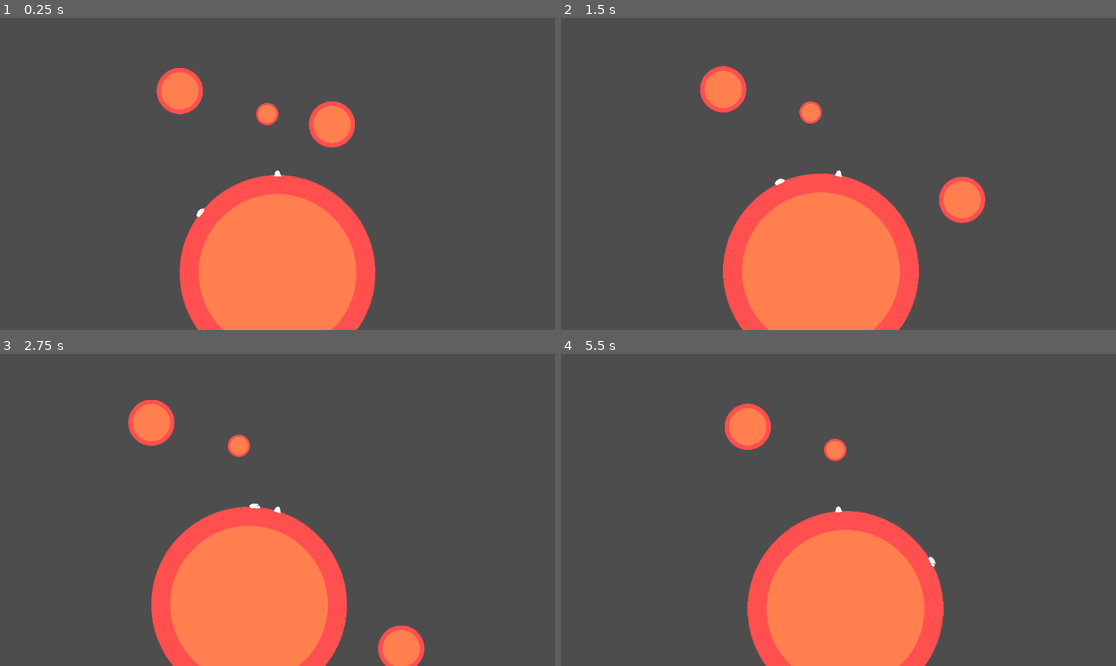
Above: before the commit, frames 1-4 (two rows, left to right).
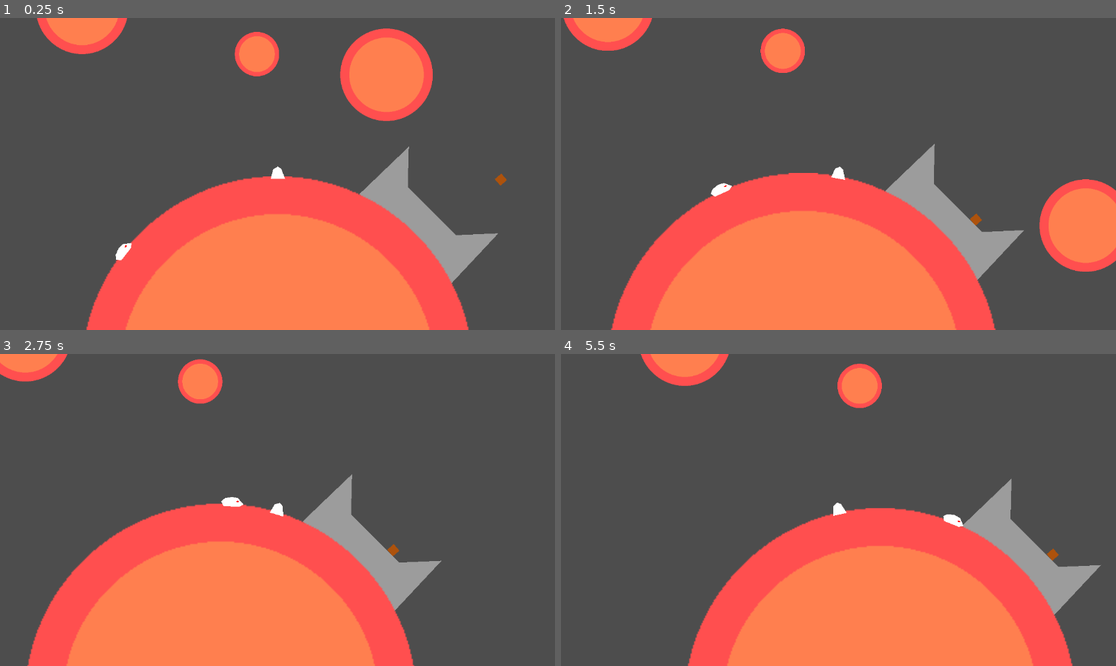
Above: after the commit, the same moments.

Repository: game-jam-team-1/gmtk-jam
Game: Godot game, scene res://Scenes/world.tscn
Same seed, same stepped clock (60 frames per second), same inputs: the game is played once before the commit and once after it.
Inputs (mouse positions are in pixels of both pictures, inside the frame that each line leads up to):
- Up to frame 1 (0.25 s): no input
- Up to frame 2 (1.5 s): move the mouse to (960, 158) at 0.52 s; hold D (right) 0.53-1.28 s; tap E (interact, bound only after the commit) at 0.6, 1.35 s; tap W (jump) at 0.77 s; move the mouse to (727, 189) at 1.27 s; hold A (left) from 1.28 s (still down)
- Up to frame 3 (2.75 s): tap W (jump) at 1.52 s; move the mouse to (333, 441) at 2.02 s; release A (left) at 2.03 s; hold D (right) from 2.03 s (still down); tap E (interact, bound only after the commit) at 2.1 s
- Up to frame 4 (5.5 s): move the mouse to (810, 572) at 2.77 s; tap E (interact, bound only after the commit) every 0.75 s from 2.85 to 5.1 s; tap W (jump) at 3.02, 3.77, 4.52 s; move the mouse to (1005, 556) at 3.52 s; release D (right) at 3.53 s; hold A (left) from 3.53 s (still down); move the mouse to (672, 463) at 4.27 s; move the mouse to (866, 510) at 5.02 s

The runs differ from the first frame. In frame 1, 25% of the frame differs, in the area x 6-92%, y 0-100%; in frame 2, 25%; in frame 3, 22%; in frame 4, 21%.

Commit message:
Basic package stuff working

Diff:
--- a/Scenes/main_menu.tscn
+++ b/Scenes/main_menu.tscn
@@ -1,6 +1,6 @@
 [gd_scene load_steps=2 format=3 uid="uid://djxxe8osn1t8a"]
 
-[ext_resource type="Script" uid="uid://dquu1nsh7febk" path="res://main_menu.gd" id="1_06t4h"]
+[ext_resource type="Script" uid="uid://dquu1nsh7febk" path="res://Scripts/main_menu.gd" id="1_06t4h"]
 
 [node name="MainMenu" type="Node2D"]
 script = ExtResource("1_06t4h")
--- /dev/null
+++ b/Scenes/package.tscn
@@ -0,0 +1,52 @@
+[gd_scene load_steps=5 format=3 uid="uid://bpgm8pf4sxga8"]
+
+[ext_resource type="Script" uid="uid://dwfprdl306fpk" path="res://Scripts/package.gd" id="1_gkk3b"]
+
+[sub_resource type="PhysicsMaterial" id="PhysicsMaterial_gkk3b"]
+friction = 0.0
+
+[sub_resource type="CircleShape2D" id="CircleShape2D_gkk3b"]
+radius = 75.2396
+
+[sub_resource type="RectangleShape2D" id="RectangleShape2D_gkk3b"]
+size = Vector2(100, 100)
+
+[node name="Package" type="RigidBody2D"]
+physics_material_override = SubResource("PhysicsMaterial_gkk3b")
+gravity_scale = 0.0
+lock_rotation = true
+custom_integrator = true
+script = ExtResource("1_gkk3b")
+
+[node name="PackageArea" type="Area2D" parent="."]
+scale = Vector2(0.3, 0.3)
+
+[node name="CollisionShape2D" type="CollisionShape2D" parent="PackageArea"]
+shape = SubResource("CircleShape2D_gkk3b")
+debug_color = Color(0.478431, 0.588235, 0, 0.305882)
+
+[node name="ColorRect" type="ColorRect" parent="."]
+offset_left = -15.0
+offset_top = -15.0
+offset_right = 85.0
+offset_bottom = 85.0
+scale = Vector2(0.3, 0.3)
+color = Color(0.68, 0.32164, 0.0476, 1)
+
+[node name="CollisionShape2D" type="CollisionShape2D" parent="."]
+scale = Vector2(0.3, 0.3)
+shape = SubResource("RectangleShape2D_gkk3b")
+
+[node name="Raycasts" type="Node2D" parent="."]
+
+[node name="RayCast2D" type="RayCast2D" parent="Raycasts"]
+target_position = Vector2(0, 51)
+
+[node name="RayCast2D3" type="RayCast2D" parent="Raycasts"]
+target_position = Vector2(51, 0)
+
+[node name="RayCast2D5" type="RayCast2D" parent="Raycasts"]
+target_position = Vector2(0, -51)
+
+[node name="RayCast2D7" type="RayCast2D" parent="Raycasts"]
+target_position = Vector2(-51, 0)
--- /dev/null
+++ b/Scenes/package_depot.tscn
@@ -0,0 +1,22 @@
+[gd_scene load_steps=3 format=3 uid="uid://c3ef480rpsots"]
+
+[ext_resource type="Script" uid="uid://qxp202mrxxit" path="res://Scripts/package_depot.gd" id="1_05x3l"]
+
+[sub_resource type="RectangleShape2D" id="RectangleShape2D_05x3l"]
+size = Vector2(429, 157)
+
+[node name="PackageDepot" type="AnimatableBody2D"]
+script = ExtResource("1_05x3l")
+
+[node name="Polygon2D" type="Polygon2D" parent="."]
+color = Color(0.61339, 0.61339, 0.61339, 1)
+polygon = PackedVector2Array(0, 81, 248, 81, 240, -166, 141, -58, -95, -58, -191, -159, -196, 78)
+
+[node name="CollisionPolygon2D" type="CollisionPolygon2D" parent="."]
+polygon = PackedVector2Array(0, 81, 248, 81, 240, -166, 141, -58, -95, -58, -191, -159, -196, 78)
+
+[node name="PackageDepotArea" type="Area2D" parent="."]
+
+[node name="CollisionShape2D" type="CollisionShape2D" parent="PackageDepotArea"]
+position = Vector2(23.5, -68.5)
+shape = SubResource("RectangleShape2D_05x3l")
--- a/Scenes/player.tscn
+++ b/Scenes/player.tscn
@@ -1,6 +1,7 @@
-[gd_scene load_steps=5 format=3 uid="uid://cdxanxha8yc48"]
+[gd_scene load_steps=7 format=3 uid="uid://cdxanxha8yc48"]
 
 [ext_resource type="Script" uid="uid://c86i4sgfg7tpf" path="res://Scripts/player.gd" id="1_v0iea"]
+[ext_resource type="Texture2D" uid="uid://cvcoyy63ccdn6" path="res://Scripts/ball.png" id="2_cvnsp"]
 
 [sub_resource type="PhysicsMaterial" id="PhysicsMaterial_fj7yv"]
 friction = 0.0
@@ -10,6 +11,9 @@
 
 [sub_resource type="CircleShape2D" id="CircleShape2D_tlwt5"]
 radius = 19.0263
+
+[sub_resource type="CircleShape2D" id="CircleShape2D_v0iea"]
+radius = 38.4708
 
 [node name="Player" type="RigidBody2D"]
 physics_material_override = SubResource("PhysicsMaterial_fj7yv")
@@ -25,14 +29,62 @@
 position = Vector2(0, 3)
 shape = SubResource("RectangleShape2D_fj7yv")
 
-[node name="Area2D" type="Area2D" parent="."]
+[node name="GravityDetectionArea" type="Area2D" parent="."]
 
-[node name="CollisionShape2D" type="CollisionShape2D" parent="Area2D"]
+[node name="CollisionShape2D" type="CollisionShape2D" parent="GravityDetectionArea"]
 shape = SubResource("CircleShape2D_tlwt5")
 debug_color = Color(0.478431, 0.588235, 0, 0.305882)
+
+[node name="LargeDetectionArea" type="Area2D" parent="."]
+
+[node name="CollisionShape2D" type="CollisionShape2D" parent="LargeDetectionArea"]
+shape = SubResource("CircleShape2D_v0iea")
+debug_color = Color(0.840643, 0.364583, 0.318232, 0.42)
 
 [node name="RayCast2D" type="RayCast2D" parent="."]
 target_position = Vector2(0, 17)
 
 [node name="Camera2D" type="Camera2D" parent="."]
-zoom = Vector2(0.3, 0.3)
+zoom = Vector2(0.6, 0.6)
+
+[node name="OnePackage" type="Node2D" parent="."]
+visible = false
+position = Vector2(0, -3)
+
+[node name="Ball" type="Sprite2D" parent="OnePackage"]
+position = Vector2(1, -34)
+scale = Vector2(0.04375, 0.04375)
+texture = ExtResource("2_cvnsp")
+
+[node name="TwoPackages" type="Node2D" parent="."]
+visible = false
+position = Vector2(0, -3)
+
+[node name="Ball2" type="Sprite2D" parent="TwoPackages"]
+position = Vector2(10, -34)
+scale = Vector2(0.04375, 0.04375)
+texture = ExtResource("2_cvnsp")
+
+[node name="Ball3" type="Sprite2D" parent="TwoPackages"]
+position = Vector2(-8, -34)
+scale = Vector2(0.04375, 0.04375)
+texture = ExtResource("2_cvnsp")
+
+[node name="ThreePackages" type="Node2D" parent="."]
+visible = false
+position = Vector2(0, -3)
+
+[node name="Ball2" type="Sprite2D" parent="ThreePackages"]
+position = Vector2(19, -34)
+scale = Vector2(0.04375, 0.04375)
+texture = ExtResource("2_cvnsp")
+
+[node name="Ball3" type="Sprite2D" parent="ThreePackages"]
+position = Vector2(1, -34)
+scale = Vector2(0.04375, 0.04375)
+texture = ExtResource("2_cvnsp")
+
+[node name="Ball4" type="Sprite2D" parent="ThreePackages"]
+position = Vector2(-17, -34)
+scale = Vector2(0.04375, 0.04375)
+texture = ExtResource("2_cvnsp")
--- a/Scenes/world.tscn
+++ b/Scenes/world.tscn
@@ -1,14 +1,21 @@
-[gd_scene load_steps=4 format=3 uid="uid://debprahfmmn1a"]
+[gd_scene load_steps=6 format=3 uid="uid://debprahfmmn1a"]
 
 [ext_resource type="PackedScene" uid="uid://dkjf56v3yfohb" path="res://Scenes/planet.tscn" id="1_fj7yv"]
 [ext_resource type="PackedScene" uid="uid://cdxanxha8yc48" path="res://Scenes/player.tscn" id="2_fj7yv"]
+[ext_resource type="PackedScene" uid="uid://c3ef480rpsots" path="res://Scenes/package_depot.tscn" id="2_fo5ed"]
 [ext_resource type="PackedScene" uid="uid://60gkfls6gjjg" path="res://Scenes/crawler_enemy.tscn" id="3_tlwt5"]
+[ext_resource type="PackedScene" uid="uid://bpgm8pf4sxga8" path="res://Scenes/package.tscn" id="4_8j60k"]
 
 [node name="World" type="Node2D"]
 
 [node name="Planet3" parent="." instance=ExtResource("1_fj7yv")]
 position = Vector2(727, 574)
 scale = Vector2(0.48, 0.48)
+
+[node name="PackageDepot" parent="Planet3" instance=ExtResource("2_fo5ed")]
+position = Vector2(1141.67, 1183.33)
+rotation = 0.785398
+scale = Vector2(2.08333, 2.08333)
 
 [node name="Planet" parent="." instance=ExtResource("1_fj7yv")]
 position = Vector2(122, 414)
@@ -27,3 +34,6 @@
 
 [node name="CrawlerEnemy" parent="." instance=ExtResource("3_tlwt5")]
 position = Vector2(211, 1213)
+
+[node name="Package" parent="." instance=ExtResource("4_8j60k")]
+position = Vector2(1620, 966)
--- /dev/null
+++ b/Scripts/package.gd
@@ -0,0 +1,52 @@
+class_name Package
+extends RigidBody2D
+
+@onready var gravity_detection_area: Area2D = $"PackageArea"
+@onready var raycasts: Array = $"Raycasts".get_children()
+
+var gravity_vel: Vector2
+var closest_gravity_area: GravityArea
+
+func _physics_process(delta: float) -> void:
+	var areas = gravity_detection_area.get_overlapping_areas()
+
+	if areas.size() == 0:
+		closest_gravity_area = null
+
+	var current_gravity_dist: float = INF
+	if closest_gravity_area != null:
+		current_gravity_dist = global_position.distance_to(closest_gravity_area.global_position)
+
+	for area in areas:
+		if area is not GravityArea:
+			continue
+
+		area = area as GravityArea
+
+		if area.global_position.distance_to(global_position) < current_gravity_dist:
+			closest_gravity_area = area
+
+	if !closest_gravity_area:
+		return
+
+	var planet_center: Vector2 = closest_gravity_area.global_position
+	var upwards_angle: float = planet_center.angle_to_point(global_position)
+
+	rotation = upwards_angle + PI/2
+
+	if _is_on_ground():
+		gravity_vel = Vector2.ZERO
+	else:
+		gravity_vel += Vector2.from_angle(upwards_angle + PI) * closest_gravity_area.accel
+
+func _integrate_forces(state: PhysicsDirectBodyState2D) -> void:
+	var planet_velocity: Vector2 = Vector2.ZERO
+	if closest_gravity_area:
+		planet_velocity = (closest_gravity_area.get_parent() as Planet).constant_linear_velocity * 60
+	linear_velocity = gravity_vel + planet_velocity
+
+func _is_on_ground() -> bool:
+	for raycast: RayCast2D in raycasts:
+		if raycast.is_colliding():
+			return true
+	return false
--- /dev/null
+++ b/Scripts/package_depot.gd
@@ -0,0 +1,2 @@
+class_name PackageDepot
+extends AnimatableBody2D
--- a/Scripts/player.gd
+++ b/Scripts/player.gd
@@ -3,16 +3,14 @@
 
 const JUMP_FORCE: float = 1000
 const HIGH_JUMP_FORCE: float = 2000
-const JUST_JUMP_GRACE_PERIOD = 0.15
+const JUST_JUMP_GRACE_PERIOD: float = 0.15
 
 const WALK_SPEED: float = 300
-
 const THRUSTER_FORCE: float = 40
 const THRUSTER_MAX_VELOCITY: float = 500
 
 var target_gravity_velocity: Vector2 = Vector2.ZERO
 var gravity_velocity: Vector2 = Vector2.ZERO
-
 var strafe_velocity: Vector2 = Vector2.ZERO
 var jump_velocity: Vector2 = Vector2.ZERO
 var thruster_velocity: Vector2 = Vector2.ZERO
@@ -20,15 +18,21 @@
 var closest_gravity_area: GravityArea
 
 var just_jumped: bool = false
+
 var just_jumped_time: float = 0.0
 
+var collected_packages: int = 0
+var deposited_packages: int = 0
 
-@onready var gravity_detection_area: Area2D = $"Area2D"
+@onready var gravity_detection_area: Area2D = $"GravityDetectionArea"
+@onready var large_detection_area: Area2D = $"LargeDetectionArea"
+
 @onready var ground_raycast: RayCast2D = $"RayCast2D"
 
 
 func _physics_process(delta: float) -> void:
 	_process_gravity_area()
+	_process_packages()
 
 	# Count down the jump buffer
 	if just_jumped_time > 0:
@@ -104,14 +108,52 @@
 	if closest_gravity_area != null:
 		current_gravity_dist = global_position.distance_to(closest_gravity_area.global_position)
 
+	var detected_area: bool = false
 	for area in areas:
 		if area is not GravityArea:
-			return
+			continue
+
+		detected_area = true
 
 		area = area as GravityArea
 
 		if area.global_position.distance_to(global_position) < current_gravity_dist:
 			closest_gravity_area = area
+
+	if !detected_area:
+		closest_gravity_area = null
+
+
+func _process_packages() -> void:
+	var closest_package: Package
+	var package_depot: PackageDepot
+	for area in large_detection_area.get_overlapping_areas():
+		if area.name == "PackageArea" && !closest_package:
+			closest_package = area.get_parent()
+		if area.name == "PackageDepotArea":
+			package_depot = area.get_parent()
+
+	if Input.is_action_just_pressed("interact") && package_depot:
+		collected_packages = 0
+
+	$OnePackage.visible = false
+	$TwoPackages.visible = false
+	$ThreePackages.visible = false
+
+	if collected_packages == 1:
+		$OnePackage.visible = true
+	if collected_packages == 2:
+		$TwoPackages.visible = true
+	if collected_packages == 3:
+		$ThreePackages.visible = true
+
+	if !closest_package:
+		return
+
+	if Input.is_action_just_pressed("interact") && collected_packages < 3:
+		collected_packages += 1
+		closest_package.queue_free()
+		print("Collected Package -- New count: " + str(collected_packages))
 
 
 func _integrate_forces(state: PhysicsDirectBodyState2D) -> void:
--- a/project.godot
+++ b/project.godot
@@ -12,7 +12,7 @@
 
 config/name="jam"
 run/main_scene="uid://debprahfmmn1a"
-config/features=PackedStringArray("4.5", "Forward Plus")
+config/features=PackedStringArray("4.4", "Forward Plus")
 
 [input]
 
@@ -36,3 +36,8 @@
 "events": [Object(InputEventKey,"resource_local_to_scene":false,"resource_name":"","device":-1,"window_id":0,"alt_press …(191 unchanged characters)…
 ]
 }
+interact={
+"deadzone": 0.2,
+"events": [Object(InputEventKey,"resource_local_to_scene":false,"resource_name":"","device":-1,"window_id":0,"alt_pressed":false,"shift_pressed":false,"ctrl_pressed":false,"meta_pressed":false,"pressed":false,"keycode":0,"physical_keycode":69,"key_label":0,"unicode":101,"location":0,"echo":false,"script":null)
+]
+}
Not shown, added: Scripts/package.gd.uid
Not shown, added: Scripts/package_depot.gd.uid
